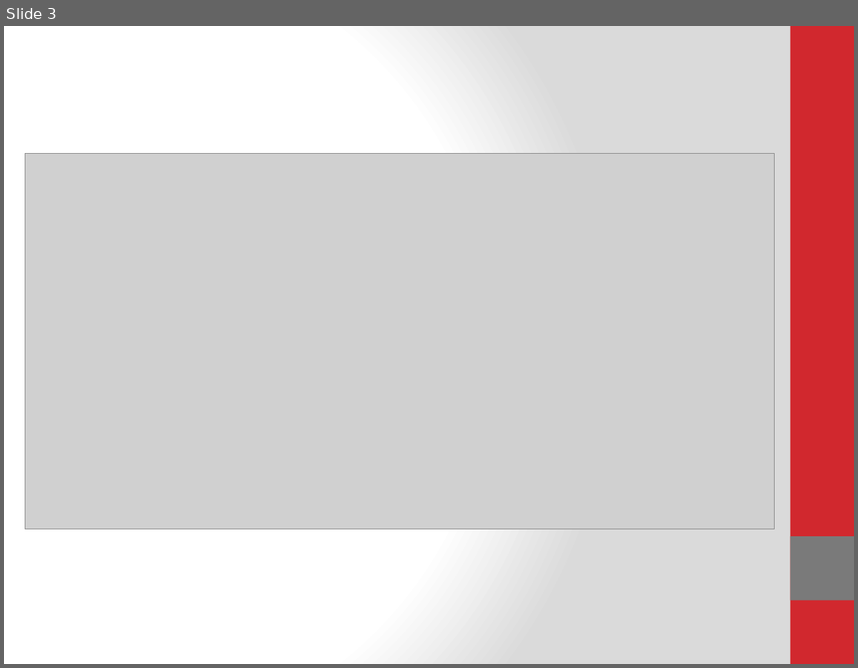
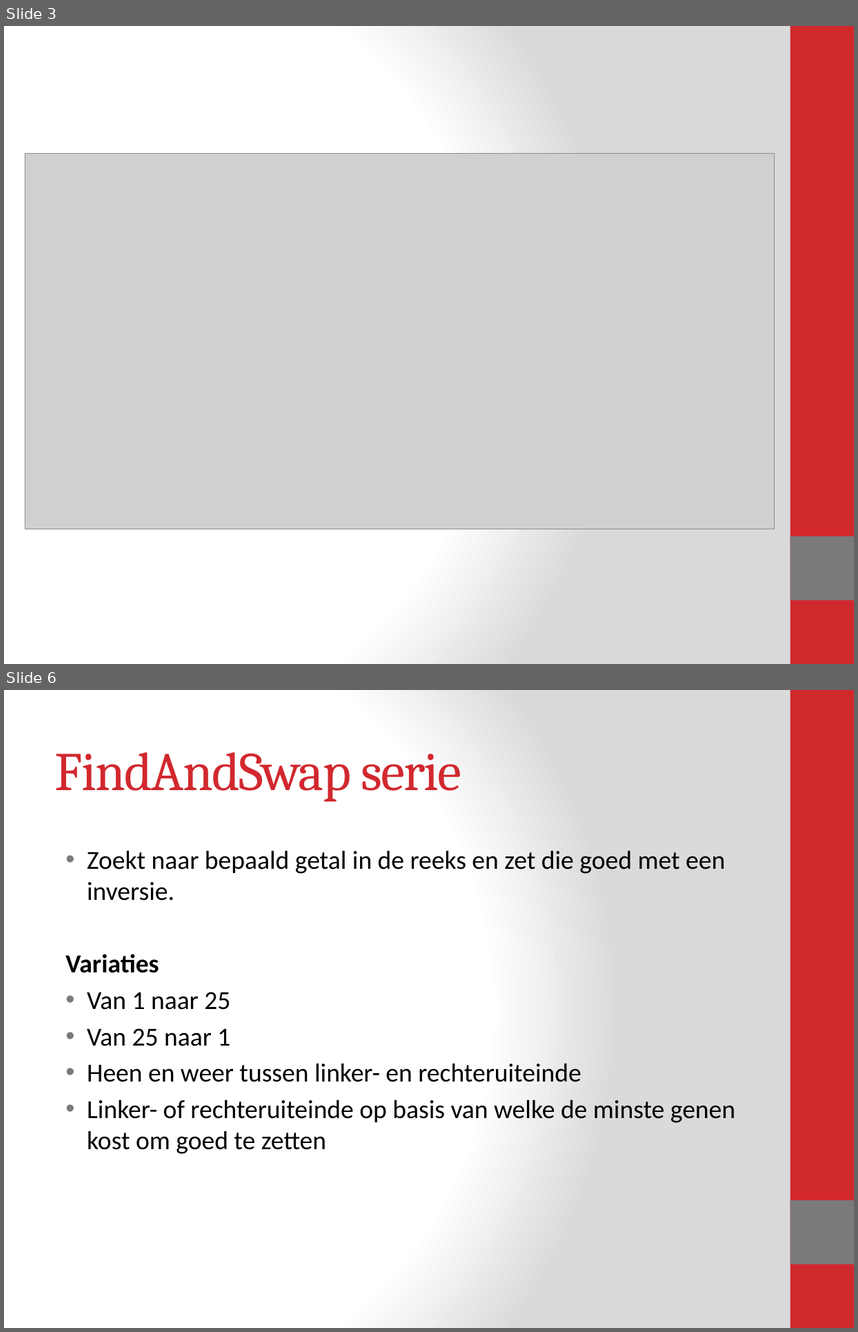
Before and after one commit to Blomr/Fruitvliegen, a slide deck: Fruitvliegen_Presentatie.pptx. Shown one above the other, each under a label of ours: slide 3 before the commit, slides 3 and 6 after it; the slides between them are not shown. The pictures are 858x668 and 858x1332 pixels, drawn with LibreOffice and Linux fonts; fonts in the diff are those of the drawing; grey boxes stand for pictures. Boxes give left, top, right and bottom in pixels: in the first picture for what was removed or moved away, otherwise in the second. Text is boxed around its words. In the diff, an @@ line names an element or a change of style, - is before the commit and + after.

Commit message:
Presentatie basis

```diff
--- a/Fruitvliegen_Presentatie.pptx
+++ b/Fruitvliegen_Presentatie.pptx
@@ slide 6 added at bbox=[4, 690, 854, 1328], background gradient #FFFFFF to #DADADA; not listed: 2 template elements that a slide beside it also shows @@
@@ title added at bbox=[55, 752, 461, 802], 46 pt, text #D1282E @@
+FindAndSwap serie
@@ text added at bbox=[65, 851, 735, 1154], 22 pt, text #000000 @@
+• Zoekt naar bepaald getal in de reeks en zet die goed met een inversie.
+Variaties
+• Van 1 naar 25
+• Van 25 naar 1
+• Heen en weer tussen linker- en rechteruiteinde
+• Linker- of rechteruiteinde op basis van welke de minste genen kost om goed te zetten
```
Also in this commit, not shown: 2 slides changed, 7 other slides added, 2 slides removed.
